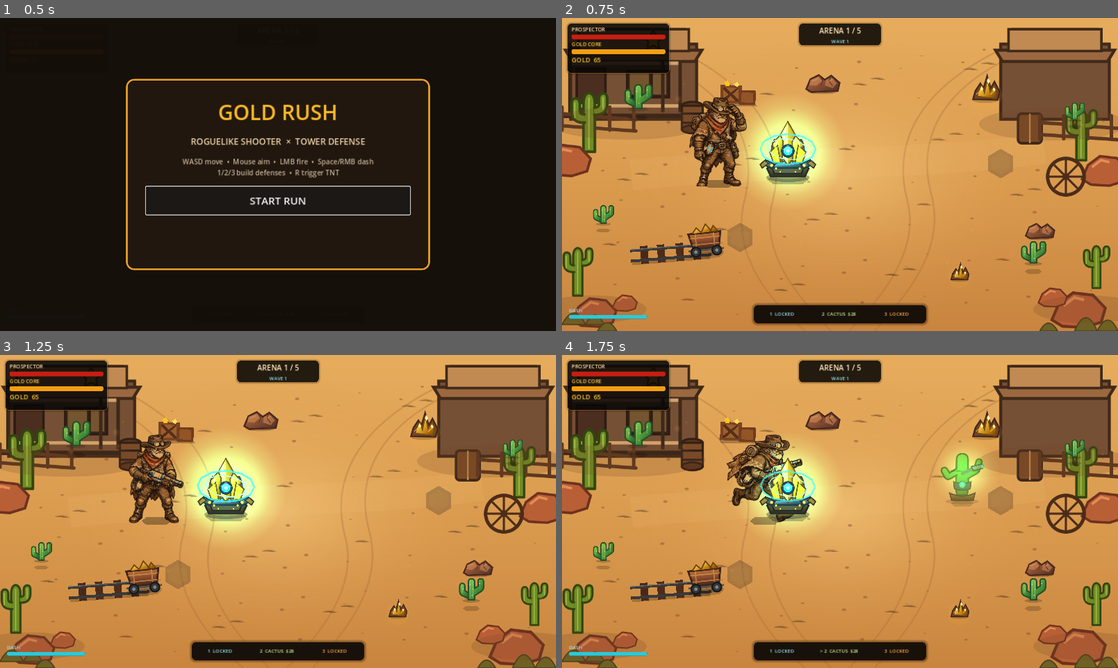
Above: before the commit, frames 1-4 (two rows, left to right).
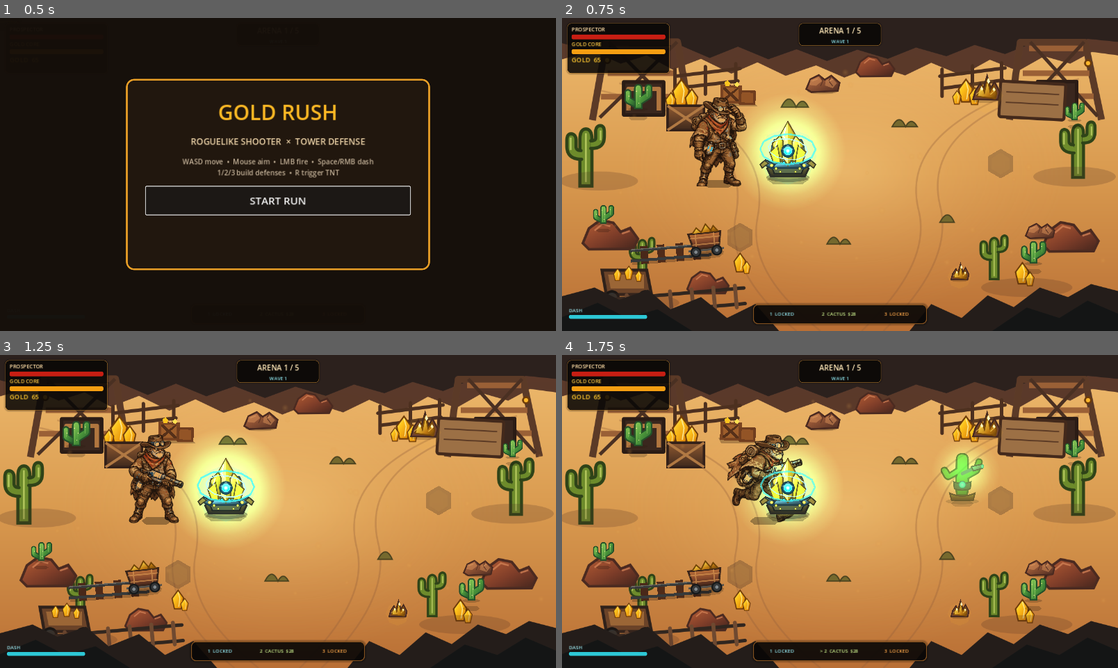
Above: after the commit, the same moments.

Repository: motomotoo1997-art/monster-quest
Game: Godot game, scene res://scenes/main/Main.tscn
The game is run twice, just before and just after one commit, with the same random seed, the same clock (stepped at 60 frames per second) and the same inputs.
Inputs (mouse positions are in pixels of both pictures, inside the frame that each line leads up to):
- Up to frame 1 (0.5 s): no input
- Up to frame 2 (0.75 s): click "START RUN" at 0.5 s
- Up to frame 3 (1.25 s): no input
- Up to frame 4 (1.75 s): tap Enter at 1.25 s; move the mouse to (962, 495) at 1.27 s; hold D (move_right) from 1.28 s (still down); tap E (ability_e) at 1.35 s

Frame 1 is identical in both runs. In frame 2, 38% of the frame differs, in the area x 0-100%, y 0-100%; in frame 3, 38%; in frame 4, 38%.

Commit message:
art: switch Arena01 to high-fidelity reference backdrop

Diff:
--- a/gold-rush-roguelike/scenes/arenas/Arena01.tscn
+++ b/gold-rush-roguelike/scenes/arenas/Arena01.tscn
@@ -4,7 +4,7 @@
 [ext_resource type="PackedScene" path="res://scenes/environment/RockClusterProp.tscn" id="2_rocks"]
 [ext_resource type="PackedScene" path="res://scenes/environment/MineCartProp.tscn" id="3_cart"]
 [ext_resource type="PackedScene" path="res://scenes/environment/GoldVeinProp.tscn" id="4_gold"]
-[ext_resource type="Texture2D" path="res://assets/environment/arena01_western_town_v4.svg" id="5_backdrop"]
+[ext_resource type="Texture2D" path="res://assets/environment/arena01_reference_fidelity_v5.svg" id="5_backdrop"]
 [ext_resource type="PackedScene" path="res://scenes/environment/RailSegmentProp.tscn" id="6_rail"]
 [ext_resource type="PackedScene" path="res://scenes/environment/CrateStackProp.tscn" id="7_crates"]
 [ext_resource type="Texture2D" path="res://assets/vfx/dust_mote.svg" id="8_dust"]
